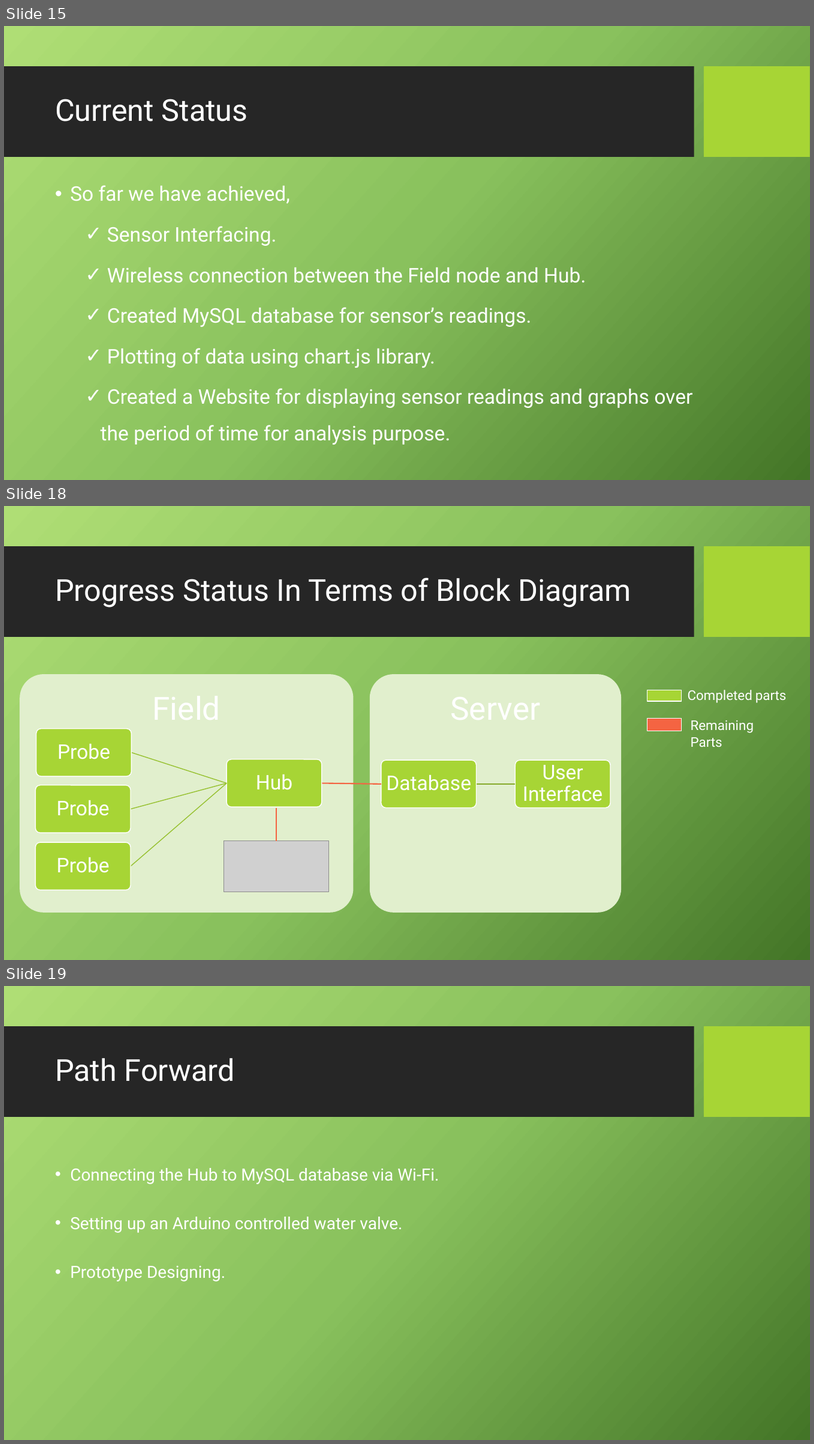
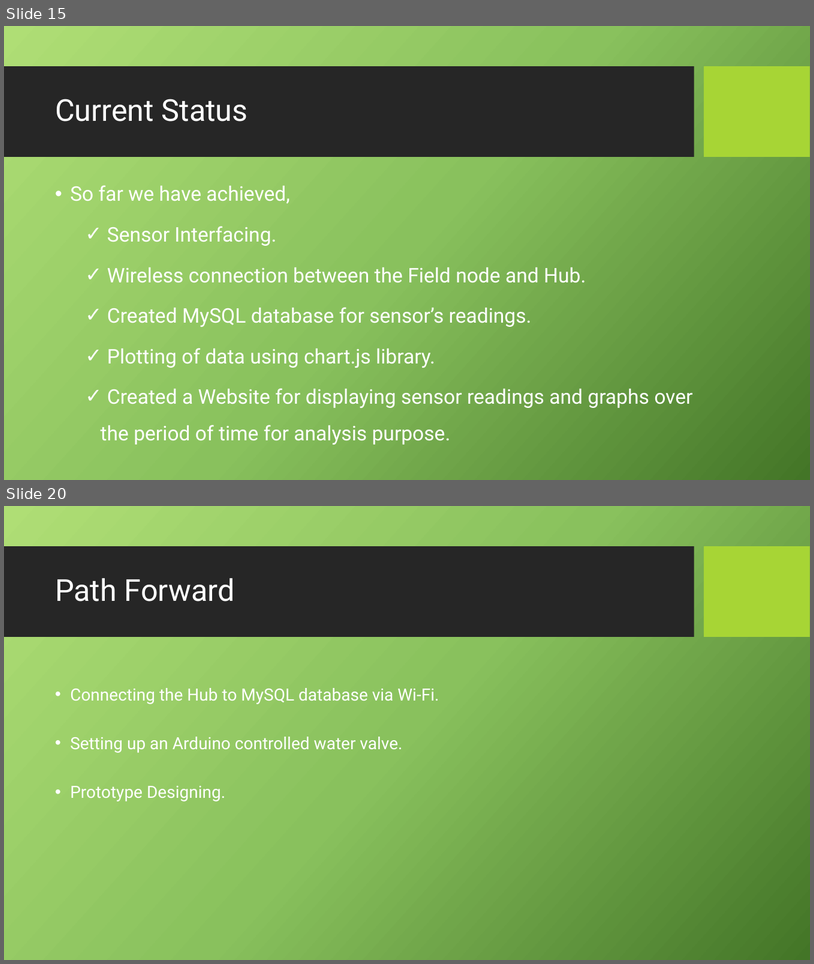
Before and after one commit to Haz-IQ/Precise-Agriculture, a slide deck: Presentation PA.pptx. Shown one above the other, each under a label of ours: slides 15, 18 and 19 before the commit, slides 15 and 20 after it; the slides between them are not shown. The pictures are 814x1444 and 814x964 pixels, drawn with LibreOffice and Linux fonts; fonts in the diff are those of the drawing; grey boxes stand for pictures; background and template pictures are left out. Boxes give left, top, right and bottom in pixels: in the first picture for what was removed or moved away, otherwise in the second. Text is boxed around its words. In the diff, an @@ line names an element or a change of style, - is before the commit and + after.

```diff
--- a/Presentation PA.pptx
+++ b/Presentation PA.pptx
@@ slide 18 removed at <box>4,506,810,960</box>, background picture (left out); not listed: 2 template elements that a slide beside it also shows @@
@@ title removed at <box>55,577,632,607</box> @@
-Progress Status In Terms of Block Diagram
@@ rectangle removed at <box>648,690,682,702</box> @@
@@ text removed at <box>688,690,787,703</box> @@
-Completed parts
@@ rectangle removed at <box>648,718,682,731</box> @@
@@ text removed at <box>691,720,754,747</box> @@
-Remaining Parts
@@ line removed from (277, 808) to (277, 841) @@
@@ picture removed at <box>224,841,329,891</box> @@
@@ group removed at <box>20,674,621,913</box>: 8 rounded rectangles, 8 texts, 5 freeform shapes @@
-Field
-Server
-User Interface
-Database
-Hub
-Probe
-Probe
-Probe
@@ what was slide 19 is now slide 20 @@
```
Also in this commit, not shown: 4 slides changed, 2 slides added.
